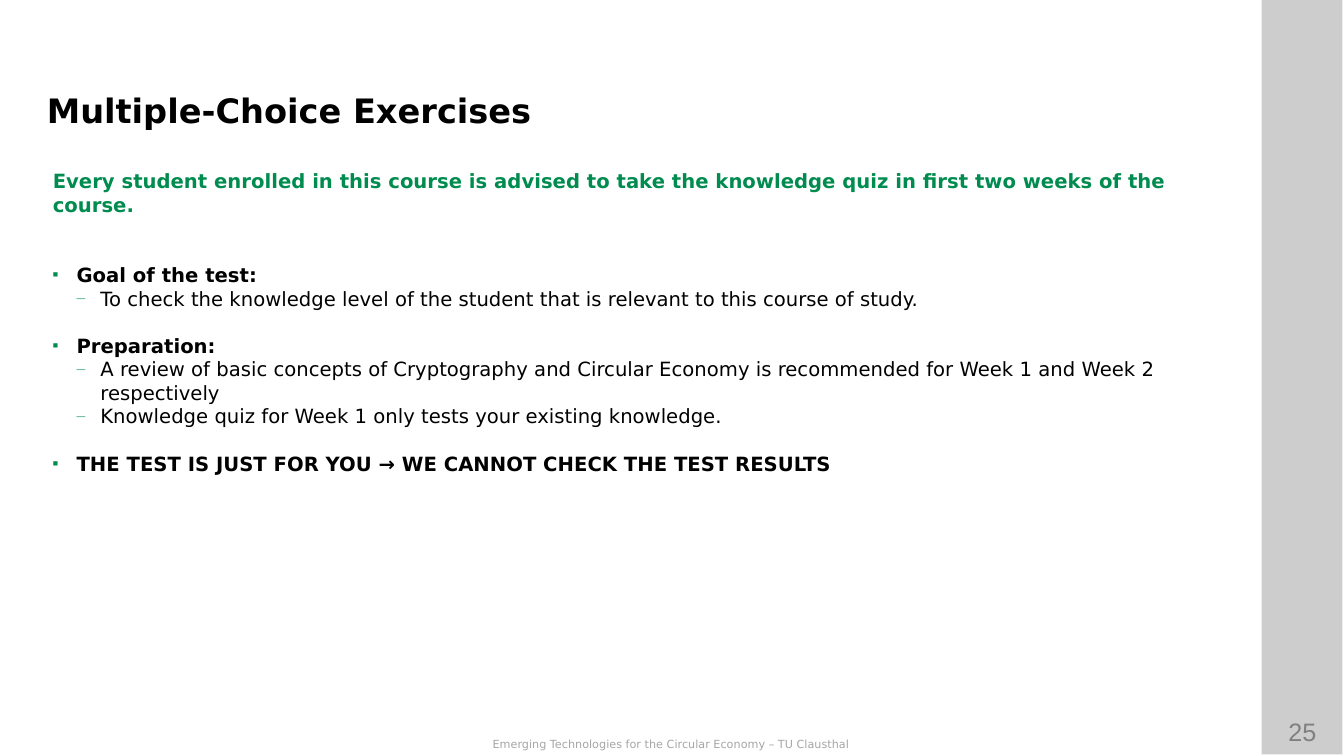
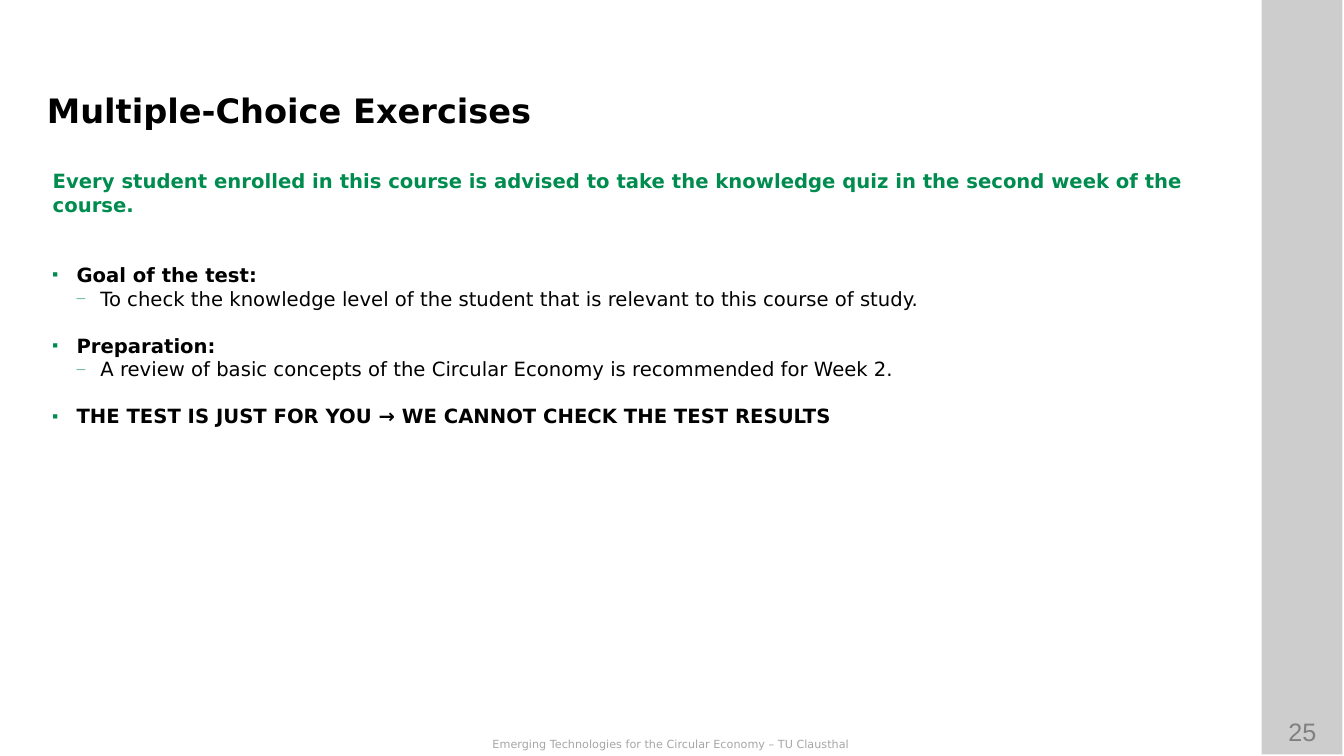
Before and after one commit to ETCE-LAB/teaching-material, a slide deck: slide 25 of IoT-and-Digitalization-for-the-Circular-Economy/IoT-CE-L00-Organization.pptx. Drawn at 1344x756 pixels with LibreOffice and Linux fonts; fonts in the diff are those of the drawing; background and template pictures are left out. Boxes give left, top, right and bottom in pixels: in the first picture for what was removed or moved away, otherwise in the second. Text is boxed around its words. In the diff, an @@ line names an element or a change of style, - is before the commit and + after.

```diff
--- a/IoT-and-Digitalization-for-the-Circular-Economy/IoT-CE-L00-Organization.pptx
+++ b/IoT-and-Digitalization-for-the-Circular-Economy/IoT-CE-L00-Organization.pptx
@@ text at (53,173,1182,213): text changed @@
-Every student enrolled in this course is advised to take the knowledge quiz in first two weeks of the course.
+Every student enrolled in this course is advised to take the knowledge quiz in the second week of the course.
@@ text at (100,361,893,380): text changed @@
-  — A review of basic concepts of Cryptography and Circular Economy is recommended for Week 1 and Week 2 respectively
-  — Knowledge quiz for Week 1 only tests your existing knowledge.
+  — A review of basic concepts of the Circular Economy is recommended for Week 2.
```
Also in this commit, not shown: 2 other slides changed, 1 other file.
